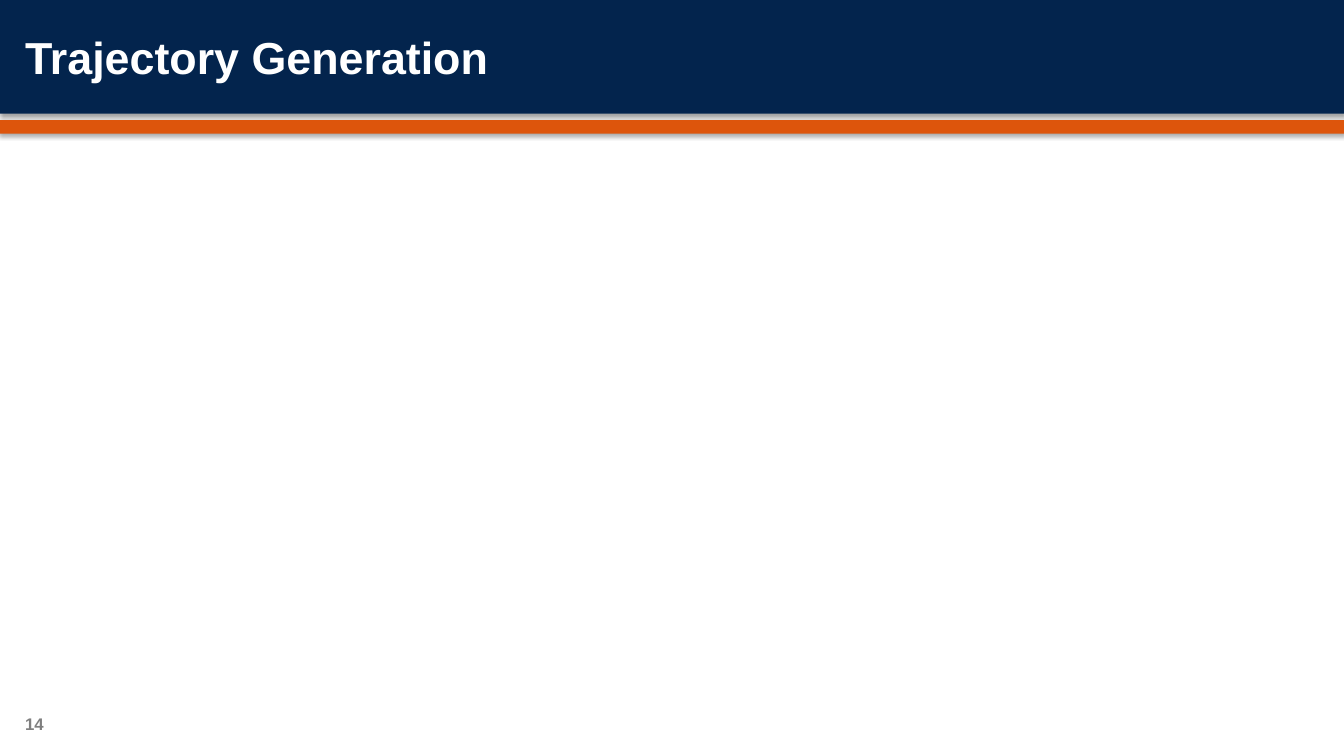
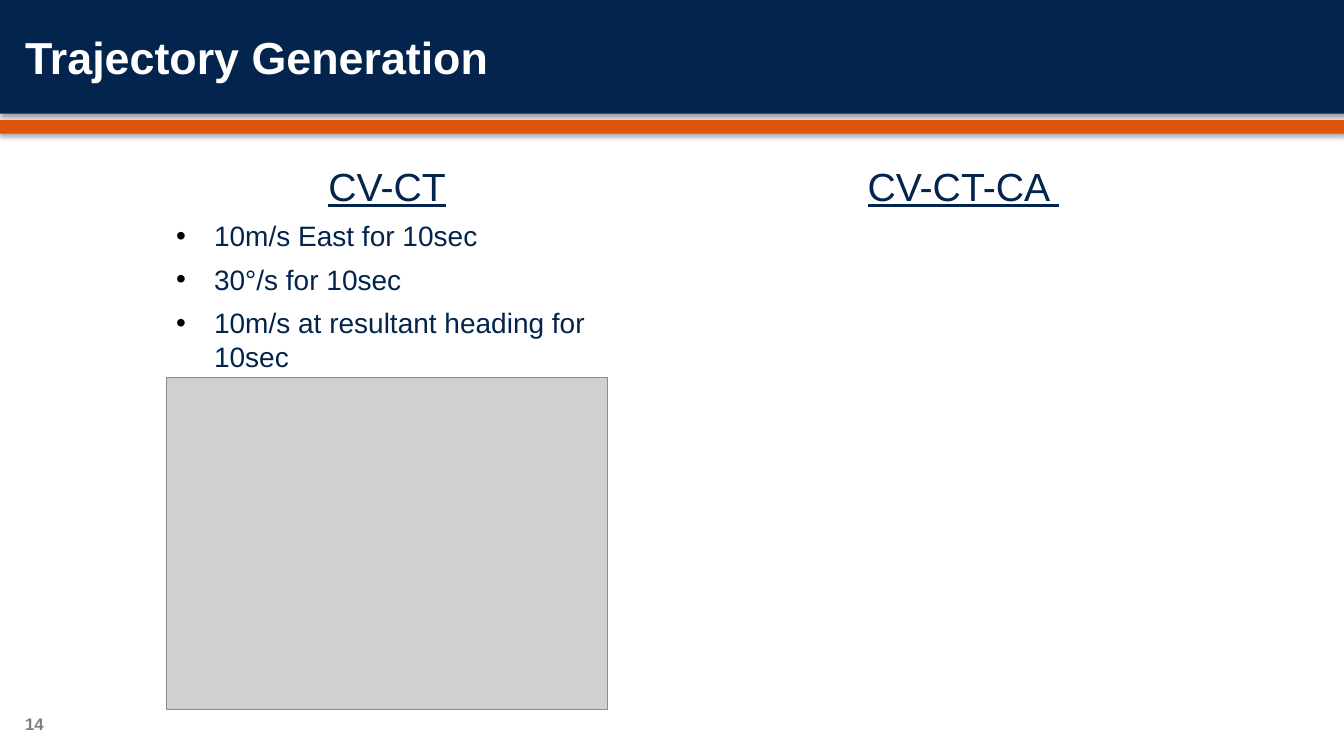
Before and after one commit to orenmillerrr/Optimal-Final-Project, a slide deck: slide 14 of report/OptimalFinalPresentation.pptx. Drawn at 1344x756 pixels with LibreOffice and Linux fonts; fonts in the diff are those of the drawing; grey boxes stand for pictures; background and template pictures are left out. Boxes give left, top, right and bottom in pixels: in the first picture for what was removed or moved away, otherwise in the second. Text is boxed around its words. In the diff, an @@ line names an element or a change of style, - is before the commit and + after.

```diff
--- a/report/OptimalFinalPresentation.pptx
+++ b/report/OptimalFinalPresentation.pptx
@@ text added at bbox=[214, 173, 585, 368], 20 pt, text #03244D @@
+CV-CT
+• 10m/s East for 10sec
+• 30°/s for 10sec
+• 10m/s at resultant heading for 10sec
@@ text added at bbox=[868, 173, 1051, 207], 28 pt, text #03244D, underline @@
+CV-CT-CA
@@ picture added at bbox=[166, 378, 608, 710] @@
```
Also in this commit, not shown: 1 other slide changed, 3 slides added, 1 slide removed.
